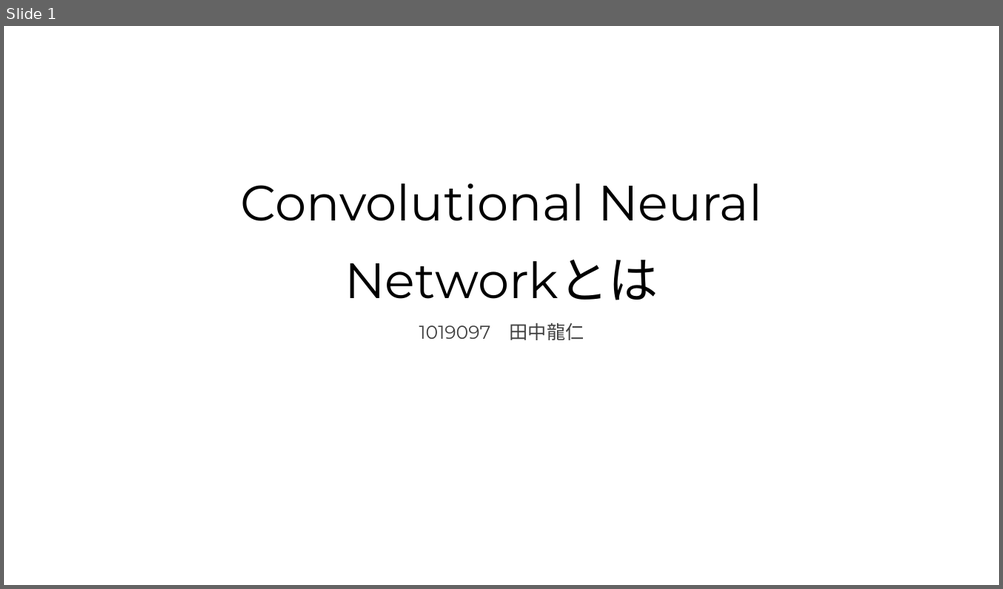
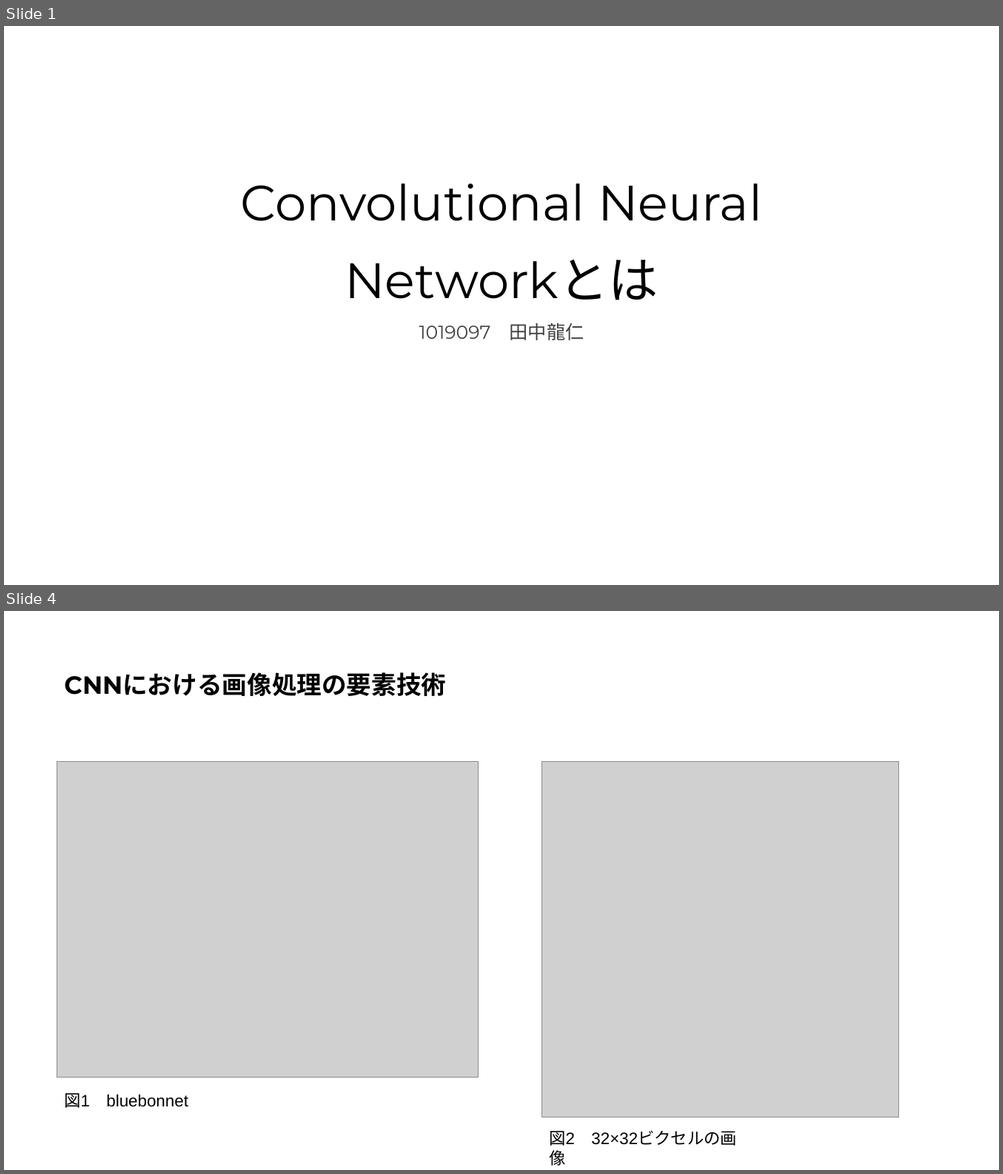
Before and after one commit to Harrry1206/-Graduation-research2, a slide deck: Convolutional Neural Networkとは.pptx. Shown one above the other, each under a label of ours: slide 1 before the commit, slides 1 and 4 after it; the slides between them are not shown. The pictures are 1003x589 and 1003x1174 pixels, drawn with LibreOffice and Linux fonts; fonts in the diff are those of the drawing; grey boxes stand for pictures. Boxes give left, top, right and bottom in pixels: in the first picture for what was removed or moved away, otherwise in the second. Text is boxed around its words. In the diff, an @@ line names an element or a change of style, - is before the commit and + after.

```diff
--- a/Convolutional Neural Networkとは.pptx
+++ b/Convolutional Neural Networkとは.pptx
@@ slide 4 added at [4,611,999,1170], background #FFFFFF @@
@@ title added at [64,672,446,696], 24 pt, text #000000, bold @@
+CNNにおける画像処理の要素技術
@@ picture added at [57,761,478,1077] @@
@@ picture added at [542,761,899,1118] @@
@@ text added at [64,1093,188,1108], 16 pt, text #000000 @@
+図1 bluebonnet
@@ text added at [549,1131,737,1146], 16 pt, text #000000 @@
+図2 32×32ビクセルの画像
```
Also in this commit, not shown: 1 slide changed, 9 other slides added, 1 slide removed.
